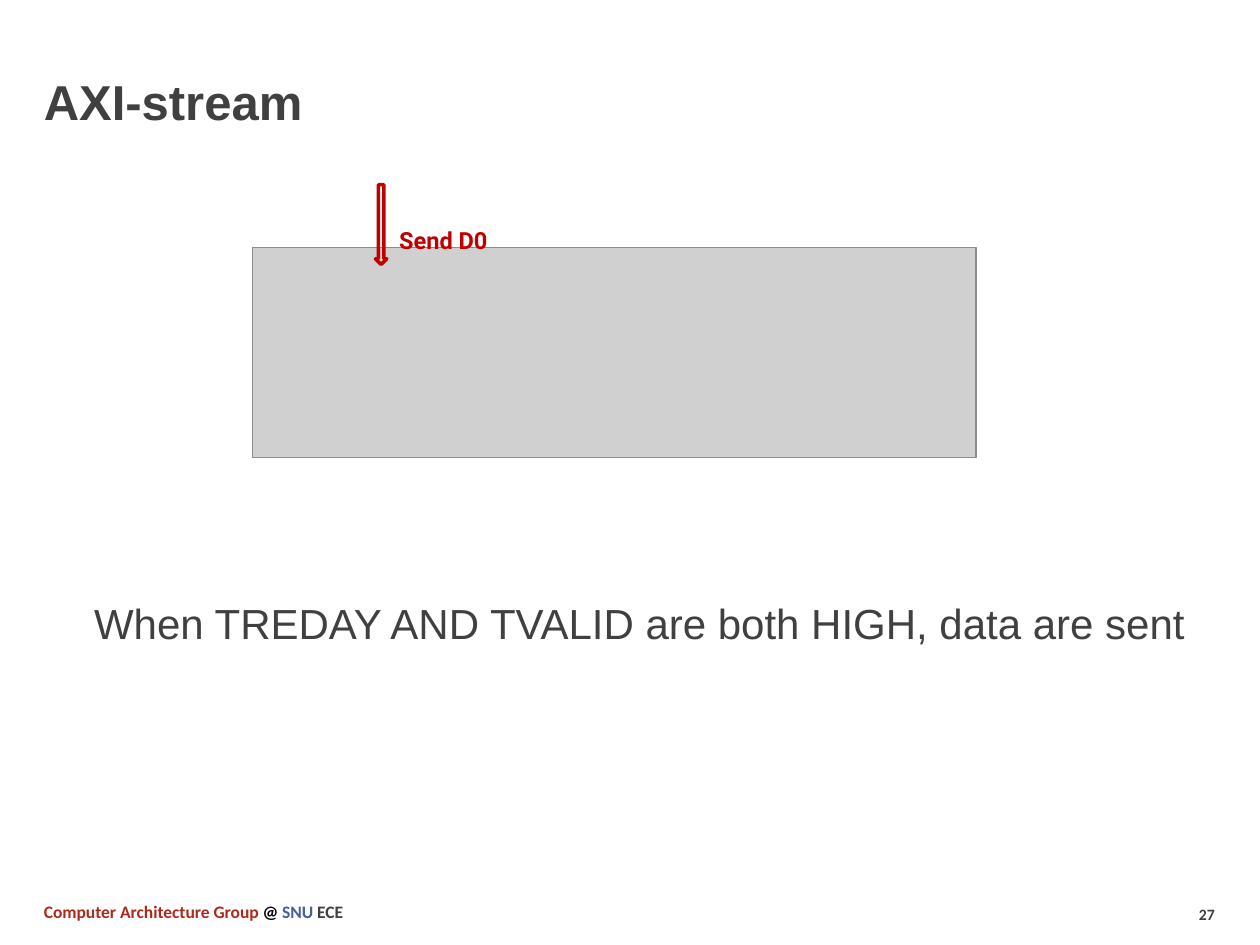
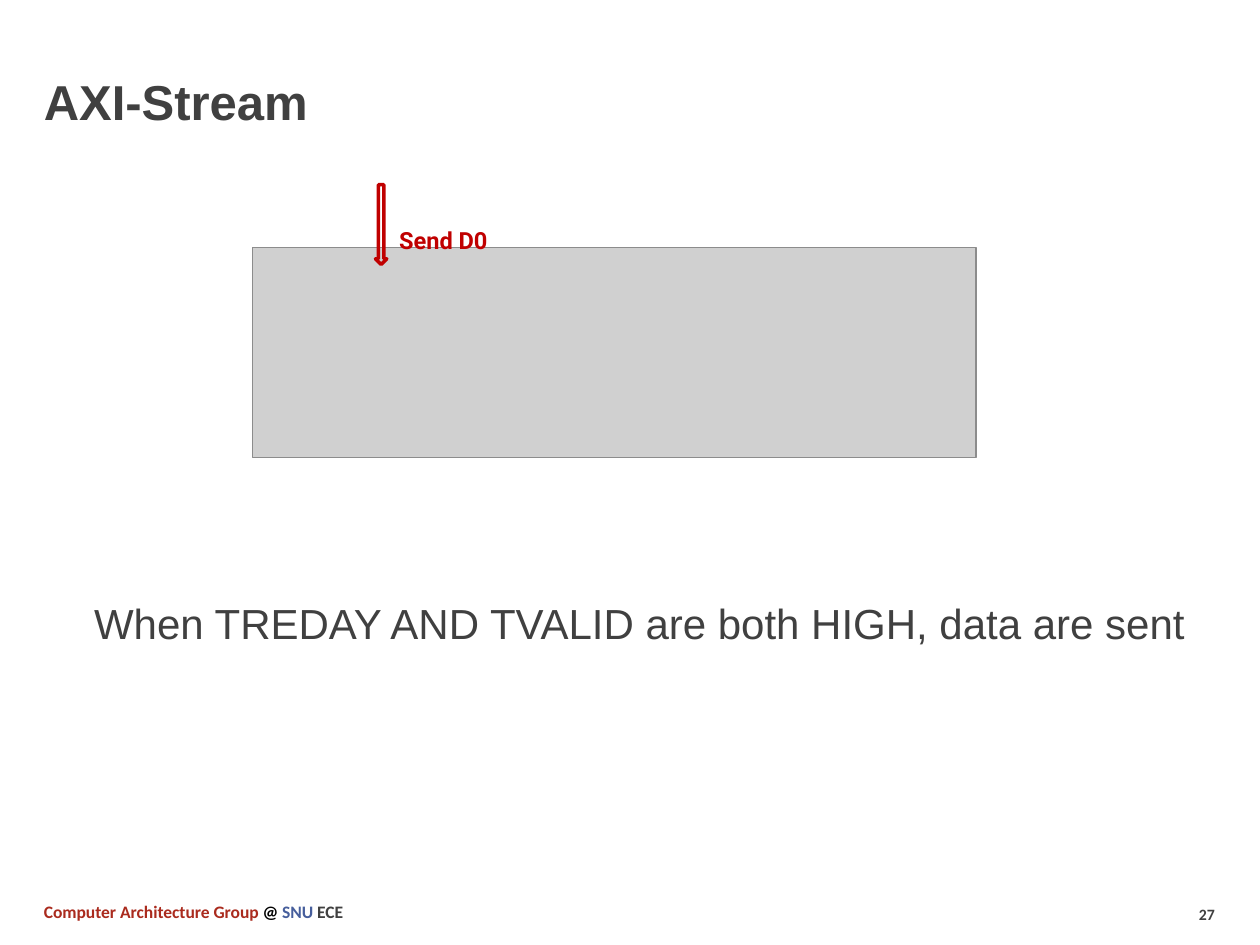
Before and after one commit to SNU-Comparch-Classes/ECE-315.A_2021_Fall_Final_Project, a slide deck: slide 27 of docs/Term_Project.pptx. Drawn at 1260x945 pixels with LibreOffice and Linux fonts; fonts in the diff are those of the drawing; grey boxes stand for pictures. Boxes give left, top, right and bottom in pixels: in the first picture for what was removed or moved away, otherwise in the second. Text is boxed around its words. In the diff, an @@ line names an element or a change of style, - is before the commit and + after.

```diff
--- a/docs/Term_Project.pptx
+++ b/docs/Term_Project.pptx
@@ title at <box>44,86,308,121</box>: text changed @@
-AXI-stream
+AXI-Stream
```
Also in this commit, not shown: 1 other slide changed.
